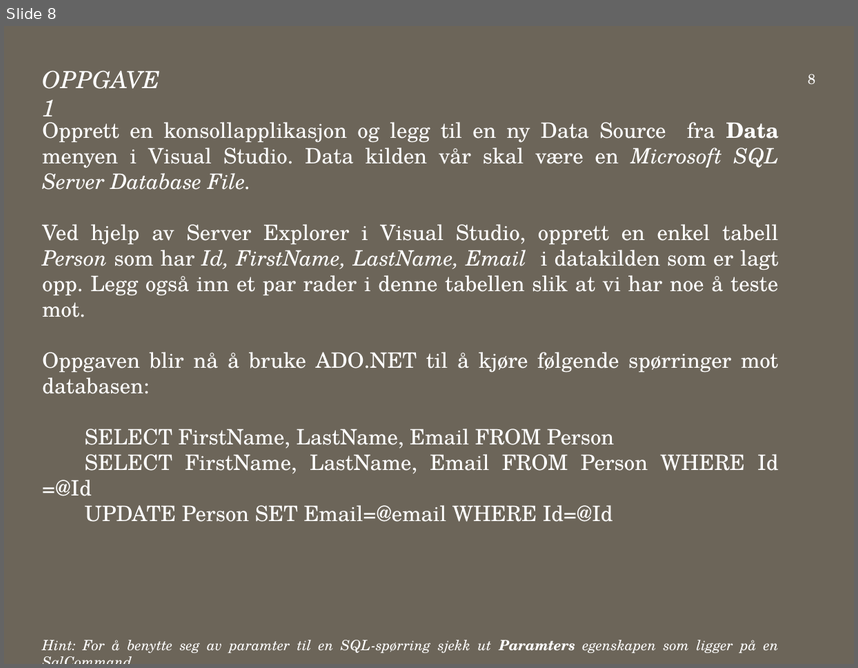
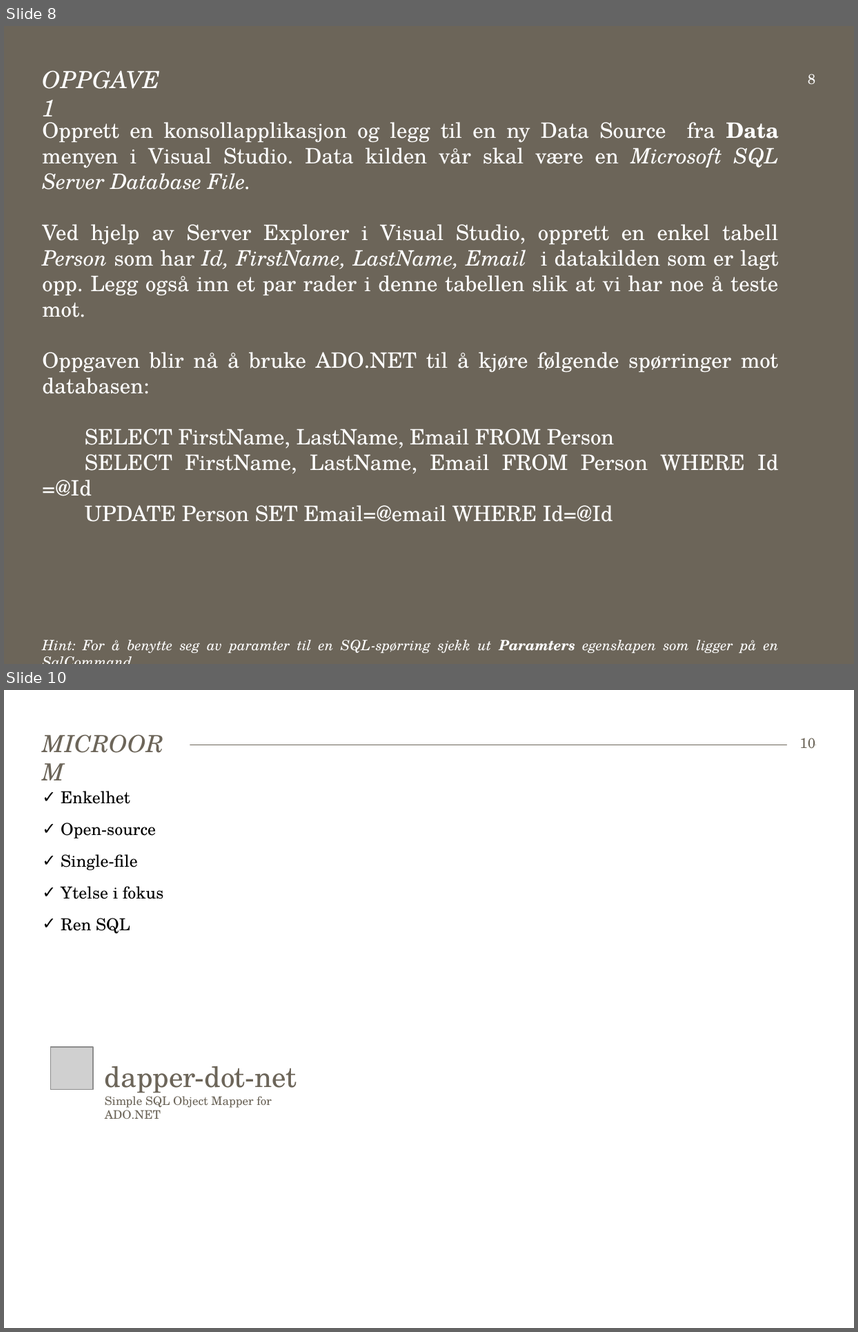
Before and after one commit to bekk/dotnetkurs, a slide deck: persistingData/persistingData.pptx. Shown one above the other, each under a label of ours: slide 8 before the commit, slides 8 and 10 after it; the slides between them are not shown. The pictures are 858x668 and 858x1332 pixels, drawn with LibreOffice and Linux fonts; fonts in the diff are those of the drawing; grey boxes stand for pictures. Boxes give left, top, right and bottom in pixels: in the first picture for what was removed or moved away, otherwise in the second. Text is boxed around its words. In the diff, an @@ line names an element or a change of style, - is before the commit and + after.

Commit message:
Added simple example illustrating the use of dapper-dot-net

```diff
--- a/persistingData/persistingData.pptx
+++ b/persistingData/persistingData.pptx
@@ slide 10 added at bbox=[4, 690, 854, 1328], background #FFFFFF; not listed: 1 template element that a slide beside it also shows @@
@@ title added at bbox=[34, 729, 190, 758], 20 pt, text #6C6559, italic @@
+MICROORM
@@ page number added at bbox=[800, 738, 815, 749], 12 pt, text #6C6559 @@
+10
@@ text added at bbox=[61, 791, 163, 934], 14 pt, text #000000 @@
+✓ Enkelhet
+✓ Open-source
+✓ Single-file
+✓ Ytelse i fokus
+✓ Ren SQL
@@ picture added at bbox=[51, 1047, 93, 1090] @@
@@ text added at bbox=[105, 1066, 297, 1118], 10 pt, text #6C6559 @@
+dapper-dot-net
+Simple SQL Object Mapper for ADO.NET
```
Also in this commit, not shown: 1 slide changed, 2 other slides added, 21 other files.
